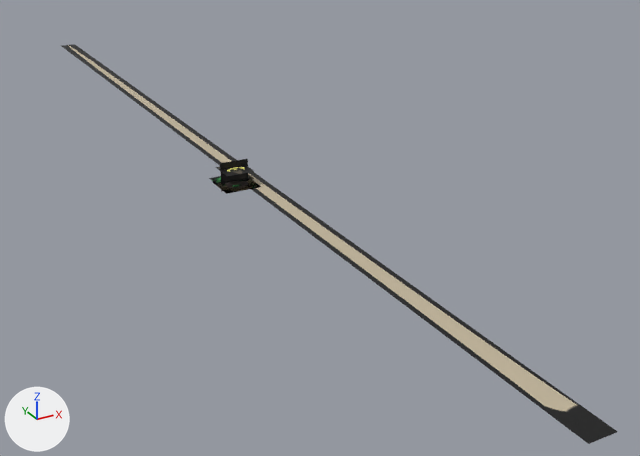
Before and after pictures for a commit that changed the Blender file source/Assets/Models/cactus.blend.
The view is the same before and after, from a 50 mm camera at (-17.3, -40.6, 16.7) aimed at (5.2, 0.4, -3.8). Arrows for +X, +Y and +Z are at lower left; the lights stay in place. The same objects are shown in both versions, whatever each file hides.

The first picture shows 'Bonsai_base', 'Bonsai_branch_Right', 'Bonsai_bush_3', 'Bonsai_eye_Left', 'Bonsai_helmet.001', 'Bonsai_root_front_Left'.
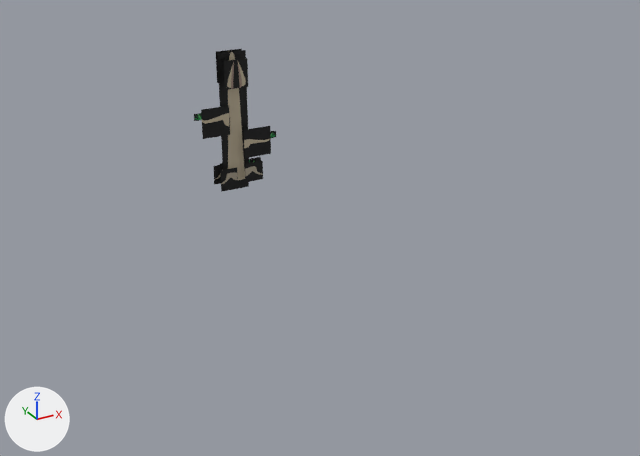
Boxes [x1, y1, x2, y2] around the edits, measured in the pictures (640 x 456 px):
'Bonsai_base', moved, turned, rescaled: before [62, 44, 618, 444]; after [217, 50, 249, 184]
'Bonsai_branch_Right', moved, turned, rescaled: before [212, 177, 261, 194]; after [201, 106, 230, 139]
'Bonsai_branch_Left', moved, turned, rescaled: before [213, 179, 259, 193]; after [244, 126, 271, 158]
'Bonsai_helmet.002', moved, turned, rescaled (not visible before): after [224, 58, 248, 90]
'Bonsai_root_back_Left', moved, turned, rescaled (not visible before): after [245, 161, 263, 182]
'Bonsai_helmet.001', moved, turned, rescaled: before [216, 165, 254, 176]; after [216, 49, 242, 83]
'Bonsai_root_back_Right', moved, turned, rescaled (not visible before): after [220, 167, 238, 189]
'Bonsai_root_front_Right', moved, turned, rescaled (not visible before): after [213, 164, 223, 185]
'Bonsai_bush_3', moved, turned, rescaled: before [213, 177, 252, 185]; after [270, 131, 276, 138]
'Bonsai_root_front_Left', moved, turned, rescaled: before [228, 184, 247, 191]; after [249, 157, 261, 163]
'Bonsai_eye_Left', moved, turned, rescaled (not visible afterwards): before [225, 181, 248, 188]
'Bonsai_bush_1', moved, turned, rescaled (not visible before): after [194, 113, 202, 121]
'Circle', moved, turned (not visible afterwards): before [218, 181, 255, 191]
'Bonsai_bush_2', moved, turned (not visible afterwards): before [209, 176, 221, 185]

Edits to the bpy script that builds the scene:
```text
Change ob_bonsai_eye_left:
    ob_bonsai_eye_left.location: (0.0, 0.0, 0.0) -> (0.4, 0.09, 2.48)
    ob_bonsai_eye_left.rotation_euler: (0.0, 0.0, 0.0) -> (-1.571, 0.0, 3.142)  # degrees (0, 0, 0) -> degrees (-90, 0, 180)
    ob_bonsai_eye_left.scale: (1.0, 1.0, 1.0) -> (0.159, 0.159, 1.0)
Change ob_bonsai_helmet_002:
    ob_bonsai_helmet_002.location: (0.0, 0.0, 0.0) -> (0.04, -0.43, 6.34)
    ob_bonsai_helmet_002.rotation_euler: (0.0, 0.0, 0.0) -> (-1.571, 0.0, 0.0)  # degrees (0, 0, 0) -> degrees (-90, 0, 0)
    ob_bonsai_helmet_002.scale: (1.0, 1.0, 1.0) -> (0.9, 1.02, 1.0)
Change ob_bonsai_helmet_001:
    ob_bonsai_helmet_001.location: (0.0, 0.0, 0.0) -> (0.04, -0.43, 6.34)
    ob_bonsai_helmet_001.rotation_euler: (0.0, 0.0, 0.0) -> (-1.571, 0.0, 0.0)  # degrees (0, 0, 0) -> degrees (-90, 0, 0)
    ob_bonsai_helmet_001.scale: (1.0, 1.0, 1.0) -> (0.9, 1.02, 1.0)
Change ob_circle:
    ob_circle.location: (0.0, 0.0, 0.0) -> (0.32, 0.05, 2.26)
    ob_circle.rotation_euler: (0.0, 0.0, 0.0) -> (-1.571, 0.0, 3.142)  # degrees (0, 0, 0) -> degrees (-90, 0, 180)
Change ob_bonsai_bush_2:
    ob_bonsai_bush_2.location: (0.0, 0.0, 0.0) -> (-0.53, 0.13, 4.26)
    ob_bonsai_bush_2.rotation_euler: (0.0, 0.0, 0.0) -> (-1.571, 0.0, 0.0)  # degrees (0, 0, 0) -> degrees (-90, 0, 0)
Change ob_bonsai_bush_1:
    ob_bonsai_bush_1.location: (0.0, 0.0, 0.0) -> (-1.91, -0.09, 4.24)
    ob_bonsai_bush_1.rotation_euler: (0.0, 0.0, 0.0) -> (-1.571, 0.0, 0.0)  # degrees (0, 0, 0) -> degrees (-90, 0, 0)
    ob_bonsai_bush_1.scale: (1.0, 1.0, 1.0) -> (0.317, 0.322, 1.0)
Change ob_bonsai_bush_3:
    ob_bonsai_bush_3.location: (0.0, 0.0, 0.0) -> (1.85, -0.33, 2.8)
    ob_bonsai_bush_3.rotation_euler: (0.0, 0.0, 0.0) -> (-1.571, 0.0, 0.0)  # degrees (0, 0, 0) -> degrees (-90, 0, 0)
    ob_bonsai_bush_3.scale: (1.0, 1.0, 1.0) -> (0.317, 0.322, 1.0)
Change ob_bonsai_root_back_left:
    ob_bonsai_root_back_left.location: (0.0, 0.0, 0.0) -> (0.87, -0.37, 0.69)
    ob_bonsai_root_back_left.rotation_euler: (0.0, 0.0, 0.0) -> (-1.571, 0.0, 0.0)  # degrees (0, 0, 0) -> degrees (-90, 0, 0)
    ob_bonsai_root_back_left.scale: (1.0, 1.0, 1.0) -> (0.696, 0.708, 1.0)
Change ob_bonsai_root_back_right:
    ob_bonsai_root_back_right.location: (0.0, 0.0, 0.0) -> (-0.51, -0.26, 0.52)
    ob_bonsai_root_back_right.rotation_euler: (0.0, 0.0, 0.0) -> (-1.571, 0.0, 0.0)  # degrees (0, 0, 0) -> degrees (-90, 0, 0)
    ob_bonsai_root_back_right.scale: (1.0, 1.0, 1.0) -> (0.649, 0.708, 1.0)
Change ob_bonsai_root_front_right:
    ob_bonsai_root_front_right.location: (0.0, 0.0, 0.0) -> (-0.74, 0.09, 0.69)
    ob_bonsai_root_front_right.rotation_euler: (0.0, 0.0, 0.0) -> (-1.571, 0.0, 0.0)  # degrees (0, 0, 0) -> degrees (-90, 0, 0)
    ob_bonsai_root_front_right.scale: (1.0, 1.0, 1.0) -> (0.649, 0.708, 1.0)
Change ob_bonsai_root_front_left:
    ob_bonsai_root_front_left.location: (0.0, 0.0, 0.0) -> (0.92, 0.09, 0.68)
    ob_bonsai_root_front_left.rotation_euler: (0.0, 0.0, 0.0) -> (-1.571, 0.0, 0.0)  # degrees (0, 0, 0) -> degrees (-90, 0, 0)
    ob_bonsai_root_front_left.scale: (1.0, 1.0, 1.0) -> (0.772, 0.785, 1.0)
Change ob_bonsai_branch_left:
    ob_bonsai_branch_left.location: (0.0, 0.0, 0.0) -> (1.11, -0.4, 2.28)
    ob_bonsai_branch_left.rotation_euler: (0.0, 0.0, 0.0) -> (1.571, 0.0, 3.142)  # degrees (0, 0, 0) -> degrees (90, 0, 180)
    ob_bonsai_branch_left.scale: (1.0, 1.0, 1.0) -> (0.754, 0.767, 1.0)
Change ob_bonsai_branch_right:
    ob_bonsai_branch_right.location: (0.0, 0.0, 0.0) -> (-1.04, -0.12, 3.57)
    ob_bonsai_branch_right.rotation_euler: (0.0, 0.0, 0.0) -> (1.571, 0.0, 3.142)  # degrees (0, 0, 0) -> degrees (90, 0, 180)
    ob_bonsai_branch_right.scale: (1.0, 1.0, 1.0) -> (0.754, 0.767, 1.0)
Change ob_bonsai_mouth:
    ob_bonsai_mouth.location: (0.0, 0.0, 0.0) -> (0.0, 0.09, 2.1)
    ob_bonsai_mouth.rotation_euler: (0.0, 0.0, 0.0) -> (-1.571, 0.0, 0.0)  # degrees (0, 0, 0) -> degrees (-90, 0, 0)
Change ob_bonsai_base:
    ob_bonsai_base.location: (0.0, 0.0, 0.0) -> (1.23, 0.0, 2.77)
    ob_bonsai_base.rotation_euler: (0.0, 0.0, 0.0) -> (1.571, 0.0, 3.142)  # degrees (0, 0, 0) -> degrees (90, 0, 180)
    ob_bonsai_base.scale: (1.0, 1.0, 1.0) -> (1.24, 0.109, 1.0)
```
